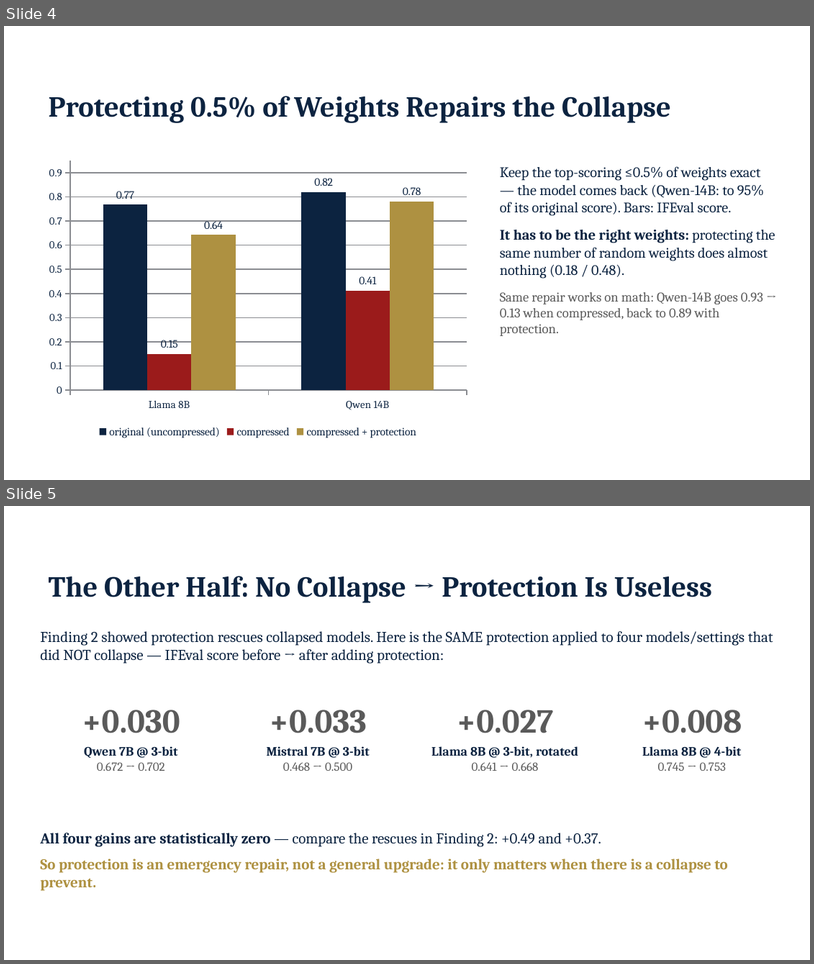
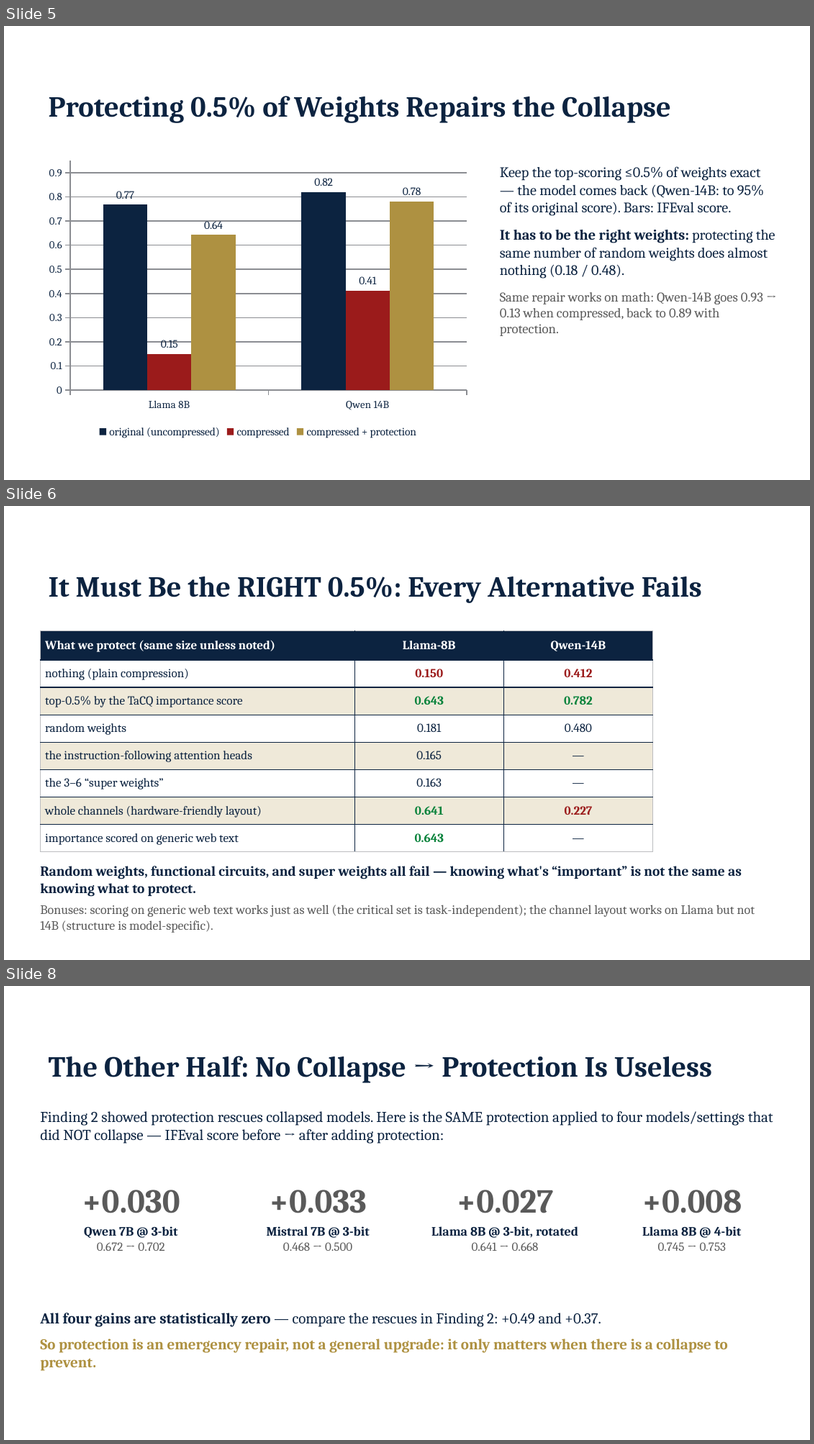
Before and after one commit to JiahaoZheng24/Instruction-Following-Attention-Head-Sensitive, a slide deck: paper/IFH_advisor_update_2026-09-03.pptx. Shown one above the other, each under a label of ours: slides 4 and 5 before the commit, slides 5, 6 and 8 after it; the slides between them are not shown. The pictures are 814x964 and 814x1444 pixels, drawn with LibreOffice and Linux fonts; fonts in the diff are those of the drawing; background and template pictures are left out. Boxes give left, top, right and bottom in pixels: in the first picture for what was removed or moved away, otherwise in the second. Text is boxed around its words. In the diff, an @@ line names an element or a change of style, - is before the commit and + after.

Commit message:
Advisor deck v4: 20 slides, full data coverage, plain language throughout

```diff
--- a/paper/IFH_advisor_update_2026-09-03.pptx
+++ b/paper/IFH_advisor_update_2026-09-03.pptx
@@ slide 6 added at box(4, 506, 810, 960), background picture (left out) @@
@@ subtitle added at box(38, 518, 370, 553), 11 pt, text #FFFFFF, bold @@
+FINDING 2 - CONTROLS
@@ title added at box(49, 577, 702, 603), 26 pt, text #0C2340, bold @@
+It Must Be the RIGHT 0.5%: Every Alternative Fails
@@ table added at box(40, 631, 653, 852), 8 rows, 3 columns @@
+What we protect (same size unless noted) | Llama-8B | Qwen-14B
+nothing (plain compression) | 0.150 | 0.412
+top-0.5% by the TaCQ importance score | 0.643 | 0.782
+random weights | 0.181 | 0.480
+the instruction-following attention heads | 0.165 | —
+the 3–6 “super weights” | 0.163 | —
+whole channels (hardware-friendly layout) | 0.641 | 0.227
+importance scored on generic web text | 0.643 | —
@@ text added at box(40, 866, 755, 933), 11.5 pt, text #5A5A5A @@
+Random weights, functional circuits, and super weights all fail — knowing what's “important” is not the same as knowing what to protect.
+Bonuses: scoring on generic web text works just as well (the critical set is task-independent); the channel layout works on Llama but not 14B (structure is model-specific).
@@ what was slide 4 is now slide 5 @@
@@ what was slide 5 is now slide 8 @@
```
Also in this commit, not shown: 1 slide changed, 8 other slides added.
